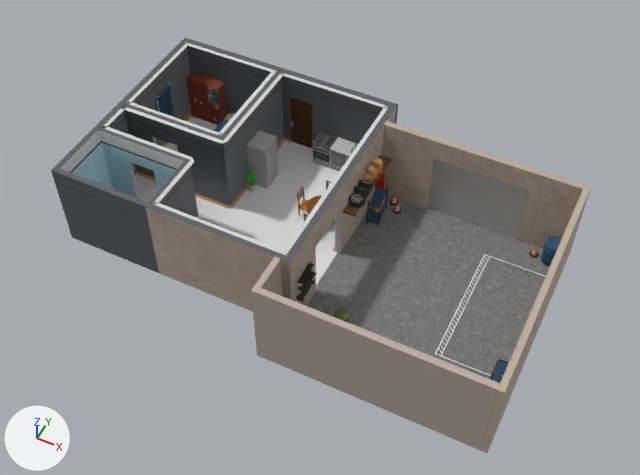
The FBX model Assets/Mesh/Home.fbx as it was, and as the next commit left it.
Rendered twice from a 50 mm camera at (2.64, -5.29, 6.17) aimed at (0.3, -0.61, 0.32). Arrows for +X, +Y and +Z are at lower left; the lights stay in place. Where no turn or scale is listed for an object, it has been applied to the vertices. Vertices at the same position are counted once.

The first picture shows 'Cube.005', 'Plane', 'Plane.001', 'Plane.002', 'Refrigirator.001', 'Shelf_Large.001', 'Window_Small2', 'barrel.001', 'thing.003'.
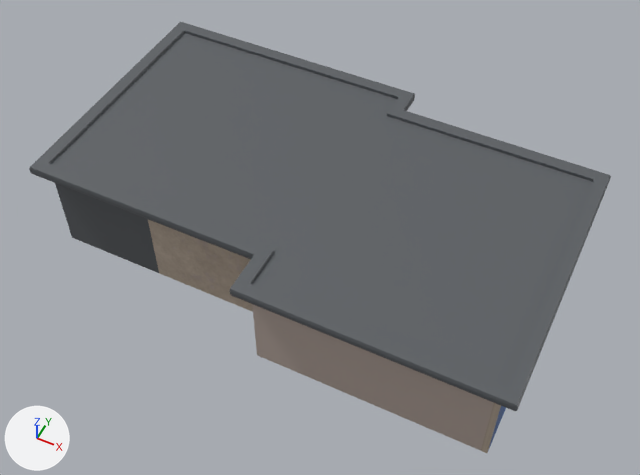
Where the newer file only moved an object's origin or applied its transform, the numbers keep the older frame.

Boxes (x1, y1, x2, y2) around the edits, measured in the pictures (640 x 475 px):
'Plane.003', added
    after: (29, 22, 611, 411)
'barrel.001', deleted
    before: (541, 237, 561, 267)
'Window_Small2', deleted
    before: (155, 98, 160, 112)
part 1 of me_plane_002, added (brown)
    after: (148, 219, 253, 312)
part 2 of me_plane_002, recoloured
    before: (488, 188, 591, 450)
    after: (488, 406, 506, 450)
'Plane.002', unchanged, covered by the edit
    before: (135, 116, 549, 379)
'Plane.001', unchanged, covered by the edit
    before: (428, 159, 529, 238)
'Cube.005', unchanged, covered by the edit
    before: (101, 42, 389, 255)
'Shelf_Large.001', unchanged, covered by the edit
    before: (186, 72, 227, 125)

The change, as a list of edits to the scene's bpy script:
```text
Add mat_evdis:
    mat_evdis = principled_material('EvDis')
    mat_evdis.base_color = (0.0626, 0.145, 0.376)  # blue #476aa5
Change me_plane_002:
    used by ob_plane; location = (0.0, 0.0, 0.0)
    remove me_plane_002.from_pydata(...)  # 870 vertices, 808 faces; spans x -1.89..2.31, y -1.76..0.76, z 0.0..0.87
    add me_plane_002.from_pydata(...)  # 926 vertices, 866 faces; spans x -1.89..2.31, y -1.76..0.76, z 0.0..0.87
    me_plane_002 part 1: 10 vertices added at x 0.31, y -1.39..-1.34, z 0.0..0.87
    me_plane_002 part 2: 13 faces spanning x 0.42..2.31, y -1.76..0.49, z 0.0..0.87 switch from mat_garagewall (picture img_garage_wall_png) to mat_evdis (blue #476aa5)
Add me_plane_009:
    me_plane_009.from_pydata(...)  # 56 vertices, 50 faces; spans x -2.02..2.43, y -1.88..0.87, z 0.95..1.03
    me_plane_009.materials.append(mat_homewall)  # dark grey #5b5f63
Remove ob_window_small2:
    ob_window_small2 = bpy.data.objects.new('Window_Small2', me_cube_034)
    ob_window_small2.location = (-1.84, 0.175, 0.274)
Remove ob_barrel_001:
    ob_barrel_001 = bpy.data.objects.new('barrel.001', me_mesh_011)
    ob_barrel_001.location = (2.166, 0.334, 0.0)
Add ob_plane_003:
    ob_plane_003 = bpy.data.objects.new('Plane.003', me_plane_009)
    ob_plane_003.location = (0.0, 0.0, -0.078)
```
